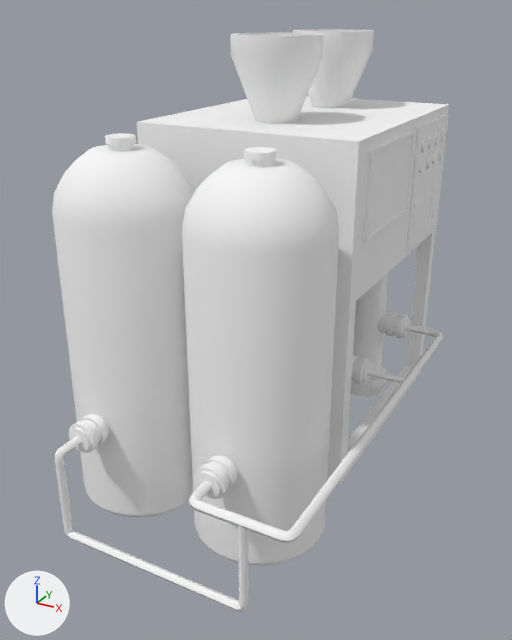
The glTF model public/model/bdtec/Tank.glb: old version first, new version second.
Rendered twice from a camera (50 mm lens) standing at (2.012, -3.876, 2.891) and looking at (-0.022, -0.179, 1.042). Lighting does not change. The marker at lower left points along +X, +Y and +Z. The older version comes first. Vertices at exactly the same position are counted once.

In view in the first picture: 'Tank'.
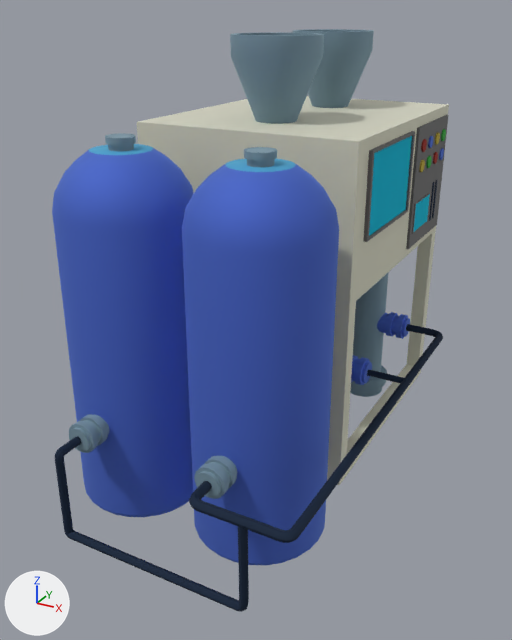
The newer file is also turned or shifted as a whole; pictures and numbers use the older file's frame.

Diff of the bpy script that builds the scene:
```diff
--- a/public/model/bdtec/Tank.glb.py
+++ b/public/model/bdtec/Tank.glb.py
@@ mat_material__155_001 @@
+mat_material__155_001 = principled_material('Material #155.001')
+mat_material__155_001.base_color = (0.0148, 0.0313, 0.0682)  # dark blue #20314a
+mat_material__155_001.metallic = 0.6
+mat_material__155_001.roughness = 0.859
@@ mat_material__158_001 @@
+mat_material__158_001 = principled_material('Material #158.001')
+mat_material__158_001.base_color = (0.386, 0.0427, 0.0297)  # red #a73a30
+mat_material__158_001.metallic = 0.5
+mat_material__158_001.roughness = 0.859
@@ mat_material__157_001 @@
+mat_material__157_001 = principled_material('Material #157.001')
+mat_material__157_001.base_color = (0.0132, 0.608, 0.789)  # cyan #1ecde6
+mat_material__157_001.metallic = 1.0
+mat_material__157_001.roughness = 0.859
@@ mat_material__152_001 @@
+mat_material__152_001 = principled_material('Material #152.001')
+mat_material__152_001.base_color = (0.791, 0.789, 0.666)  # white #e6e6d5
+mat_material__152_001.metallic = 0.7
+mat_material__152_001.roughness = 0.859
@@ mat_tank_001 @@
+mat_tank_001 = principled_material('Tank.001')
+mat_tank_001.base_color = (0.139, 0.242, 0.719)  # blue #6887dc
+mat_tank_001.metallic = 1.0
+mat_tank_001.roughness = 0.859
@@ mat_material__159_001 @@
+mat_material__159_001 = principled_material('Material #159.001')
+mat_material__159_001.base_color = (0.0579, 0.474, 0.073)  # green #44b74c
+mat_material__159_001.metallic = 0.5
+mat_material__159_001.roughness = 0.859
@@ mat_material__156_001 @@
+mat_material__156_001 = principled_material('Material #156.001')
+mat_material__156_001.base_color = (0.227, 0.227, 0.227)  # grey #838383
+mat_material__156_001.metallic = 0.7
+mat_material__156_001.roughness = 0.859
@@ mat_material__153_001 @@
+mat_material__153_001 = principled_material('Material #153.001')
+mat_material__153_001.base_color = (0.296, 0.428, 0.508)  # greyish blue #94afbd
+mat_material__153_001.metallic = 0.8
+mat_material__153_001.roughness = 0.859
@@ mat_material__154_001 @@
+mat_material__154_001 = principled_material('Material #154.001')
+mat_material__154_001.base_color = (0.15, 0.541, 0.801)  # blue #6cc2e7
+mat_material__154_001.metallic = 1.0
+mat_material__154_001.roughness = 0.859
@@ mat_material__160_001 @@
+mat_material__160_001 = principled_material('Material #160.001')
+mat_material__160_001.base_color = (0.574, 0.461, 0.0646)  # yellow #c7b548
+mat_material__160_001.metallic = 0.5
+mat_material__160_001.roughness = 0.859
@@ me_mesh @@
-me_mesh.from_pydata(...)  # 7178 vertices, 13690 faces; spans x -0.92..0.92, y -1.55..1.55, z 0.0..2.75
+me_mesh.from_pydata(...)  # 7182 vertices, 13698 faces; spans x -0.92..0.92, y -1.55..1.55, z 0.0..2.75
+# me_mesh part 1
+# 2 faces are deleted
+# 4 vertices are added at (0.67, 0.84, 1.46), (0.67, 1.17, 1.46), (0.67, 1.17, 1.66), (0.67, 0.84, 1.66)
+# 8 new faces join them, mat_material__156_001 (grey #838383)
+# 2 new faces join them, mat_material__157_001 (cyan #1ecde6)
+# me_mesh part 2
+# 92 faces are deleted
+# 14 new faces join them, mat_tank_001 (blue #6887dc)
+# 78 new faces join them, mat_material__155_001 (dark blue #20314a)
+# me_mesh part 3: 2132 faces spanning x -0.92..0.74, y -1.51..1.43, z 0.0..2.19 switch from mat_white (white #f9f9f9) to mat_tank_001 (blue #6887dc)
+# me_mesh part 4: 132 faces spanning x -0.82..0.64, y -0.26..1.55, z 0.03..2.25 switch from mat_white (white #f9f9f9) to mat_material__152_001 (white #e6e6d5)
+# me_mesh part 5: 9352 faces spanning x -0.61..0.49, y -1.36..1.34, z 0.03..2.75 switch from mat_white (white #f9f9f9) to mat_material__153_001 (greyish blue #94afbd)
+# me_mesh part 6: 48 faces spanning x -0.7..0.52, y -0.97..-0.62, z 2.19 switch from mat_white (white #f9f9f9) to mat_material__154_001 (blue #6cc2e7)
+# me_mesh part 7: 818 faces spanning x -0.55..0.92, y -1.55..1.35, z 0.07..1.73 switch from mat_white (white #f9f9f9) to mat_material__155_001 (dark blue #20314a)
+# me_mesh part 8: 772 faces spanning x -0.57..0.67, y -0.09..1.49, z 0.05..2.18 switch from mat_white (white #f9f9f9) to mat_material__156_001 (grey #838383)
+# me_mesh part 9: 2 faces spanning x 0.66, y -0.07..0.65, z 1.67..2.16 switch from mat_white (white #f9f9f9) to mat_material__157_001 (cyan #1ecde6)
+# me_mesh part 10: 88 faces spanning x 0.66..0.67, y 0.86..1.27, z 1.87..2.09 switch from mat_white (white #f9f9f9) to mat_material__158_001 (red #a73a30)
+# me_mesh part 11: 88 faces spanning x 0.66..0.67, y 1.03..1.43, z 1.87..2.09 switch from mat_white (white #f9f9f9) to mat_material__159_001 (green #44b74c)
+# me_mesh part 12: 88 faces spanning x 0.66..0.67, y 0.86..1.27, z 1.87..2.09 switch from mat_white (white #f9f9f9) to mat_material__160_001 (yellow #c7b548)
+# other edits to the shape of me_mesh do not show in these pictures
```

Where the change shows, as pixel boxes (x1, y1, x2, y2) in the pictures (512 x 640 px; the box of a moved part takes in the faces that stretch with it):
part 1 of me_mesh, reshaped: (413, 193, 430, 233) in both
part 2 of me_mesh, moved or reshaped: (59, 436, 239, 611) in both
part 3 of me_mesh, recoloured (white to blue): (52, 136, 444, 565) in both
part 4 of me_mesh, recoloured (darker): (137, 96, 449, 485) in both
part 5 of me_mesh, recoloured: (69, 29, 389, 499) in both
part 6 of me_mesh, recoloured (white to blue): (89, 144, 296, 172) in both
part 7 of me_mesh, recoloured: (55, 180, 443, 612) in both
part 8 of me_mesh, recoloured (white to grey): (363, 115, 448, 249) in both
part 9 of me_mesh, recoloured (white to cyan): (369, 136, 412, 236) in both
part 10 of me_mesh, recoloured: (421, 139, 438, 164) in both
part 11 of me_mesh, recoloured: (426, 129, 446, 168) in both
part 12 of me_mesh, recoloured: (419, 132, 440, 172) in both
